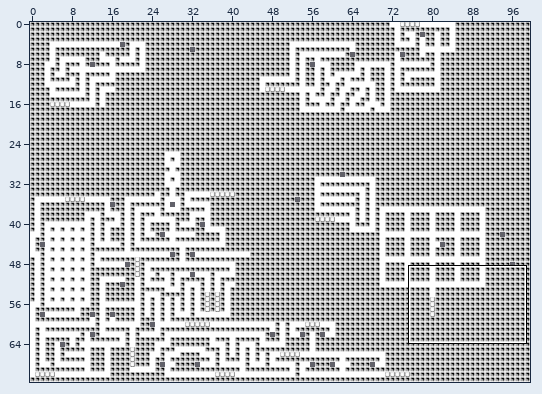
Level history. Tiled map: assets/underworld-01.tmx. Above: a wide view before the commit, with the close-up outlined.
Close-up. Earlier state:
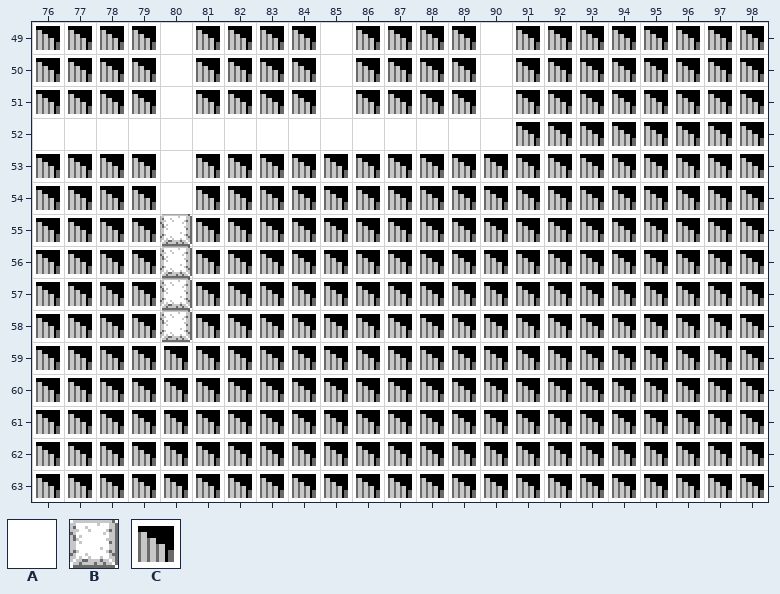
Cells are 16x16 px. Shown: x 76..98, y 49..63. The commit also changed other parts of the map, which this record leaves out.
Key: from "gb-valley-01": A 0, B 3, C 11.
_ is an empty cell.
Layer "Tile Layer 1" before, first column x 76:
49 CCCCACCCCACCCCACCCCCCCC
50 CCCCACCCCACCCCACCCCCCCC
51 CCCCACCCCACCCCACCCCCCCC
52 AAAAAAAAAAAAAAACCCCCCCC
53 CCCCACCCCCCCCCCCCCCCCCC
54 CCCCACCCCCCCCCCCCCCCCCC
55 CCCCBCCCCCCCCCCCCCCCCCC
56 CCCCBCCCCCCCCCCCCCCCCCC
57 CCCCBCCCCCCCCCCCCCCCCCC
58 CCCCBCCCCCCCCCCCCCCCCCC
59 CCCCCCCCCCCCCCCCCCCCCCC
60 CCCCCCCCCCCCCCCCCCCCCCC
61 CCCCCCCCCCCCCCCCCCCCCCC
62 CCCCCCCCCCCCCCCCCCCCCCC
63 CCCCCCCCCCCCCCCCCCCCCCC
Now the later version:
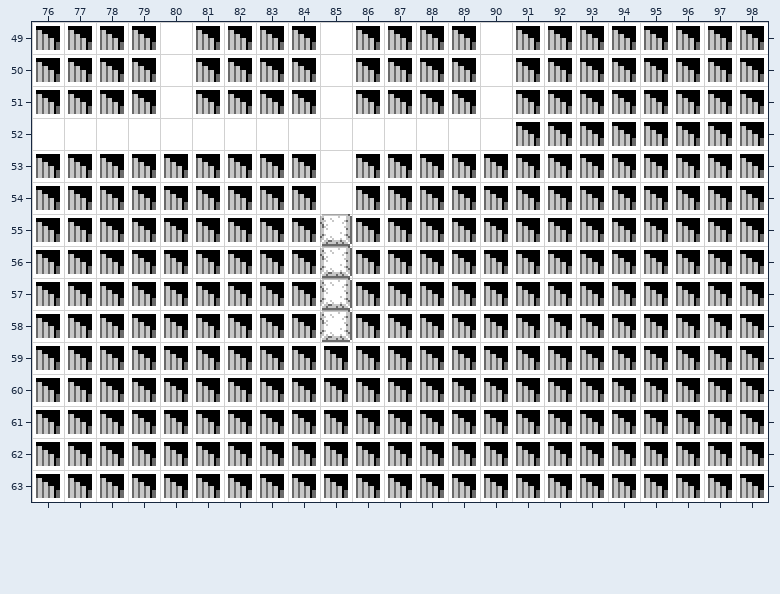
What changed:
{"where": "layer \"Tile Layer 1\""}
{"y":53,"x":80,"old":"A","new":"C"}
{"y":53,"x":85,"old":"C","new":"A"}
{"y":54,"x":80,"old":"A","new":"C"}
{"y":54,"x":85,"old":"C","new":"A"}
{"y":55,"x":80,"old":"B","new":"C"}
{"y":55,"x":85,"old":"C","new":"B"}
{"y":56,"x":80,"old":"B","new":"C"}
{"y":56,"x":85,"old":"C","new":"B"}
{"y":57,"x":80,"old":"B","new":"C"}
{"y":57,"x":85,"old":"C","new":"B"}
{"y":58,"x":80,"old":"B","new":"C"}
{"y":58,"x":85,"old":"C","new":"B"}
{"label":"changed","picture_box":[160,154,192,342]}
{"label":"changed","picture_box":[320,154,352,342]}
